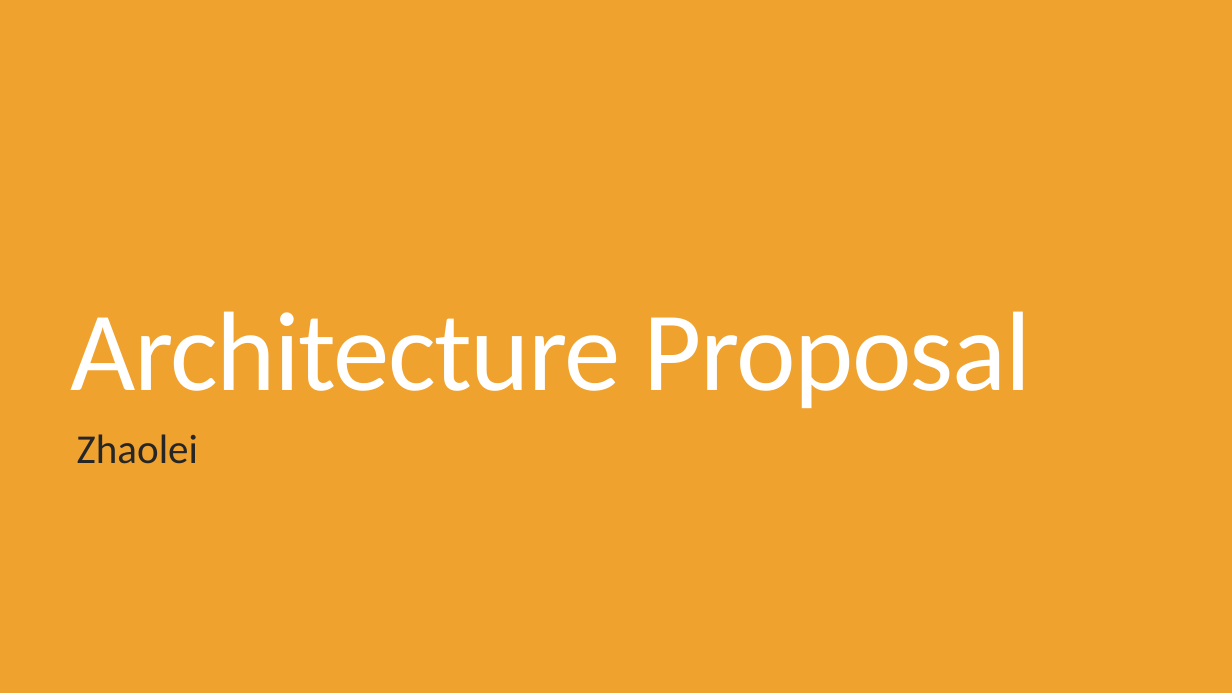
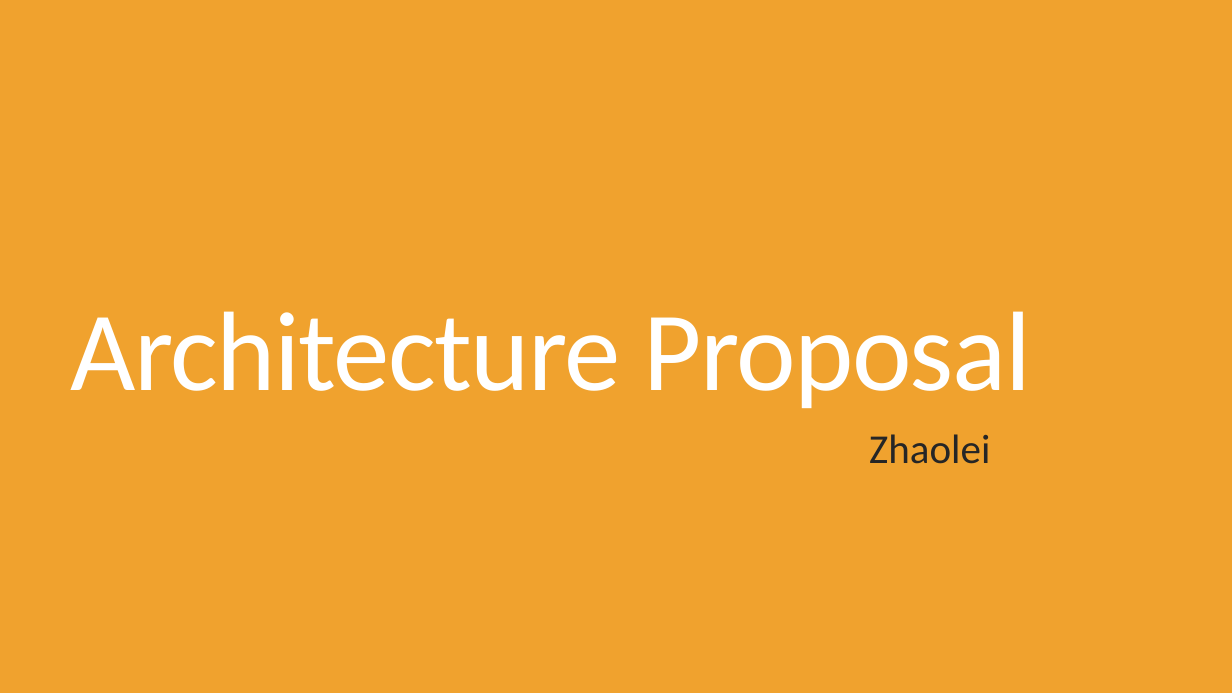
Before and after one commit to damoco/aws-interview-assignment2, a slide deck: slide 1 of Assignment #2 - proposal.pptx. Drawn at 1232x693 pixels with LibreOffice and Linux fonts; fonts in the diff are those of the drawing. Boxes give left, top, right and bottom in pixels: in the first picture for what was removed or moved away, otherwise in the second. Text is boxed around its words. In the diff, an @@ line names an element or a change of style, - is before the commit and + after.

```diff
--- a/Assignment #2 - proposal.pptx
+++ b/Assignment #2 - proposal.pptx
@@ subtitle "Zhaolei" at (x1=869, y1=434, x2=990, y2=464): alignment left to right @@
```
Also in this commit, not shown: 5 other slides changed, 12 slides added, 2 slides removed.
